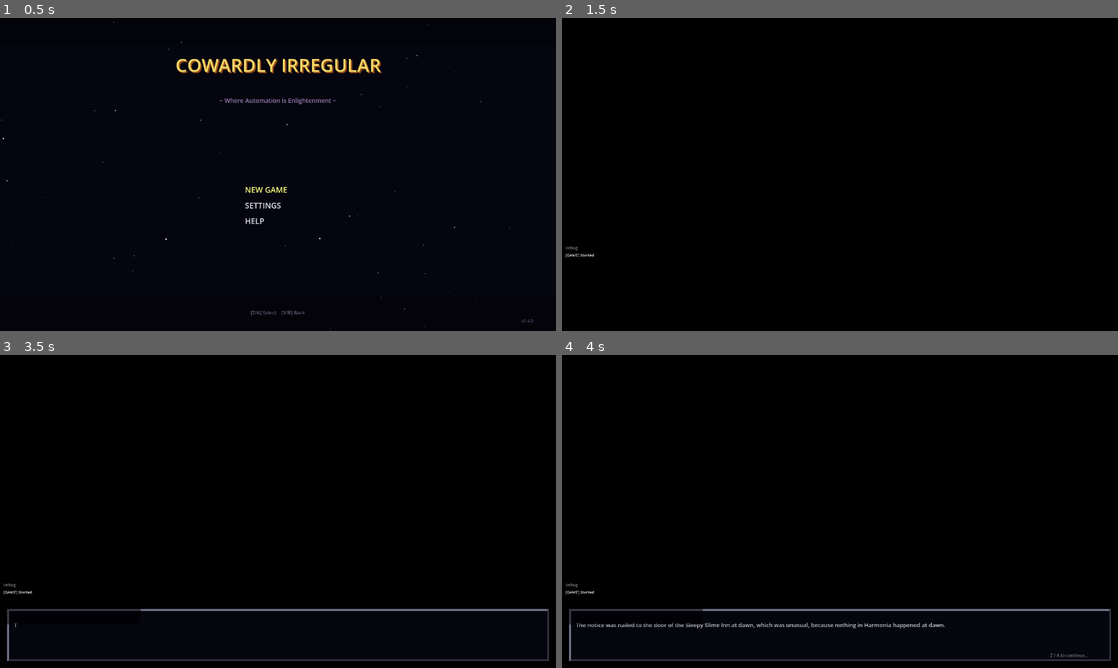
Above: before the commit, frames 1-4 (two rows, left to right).
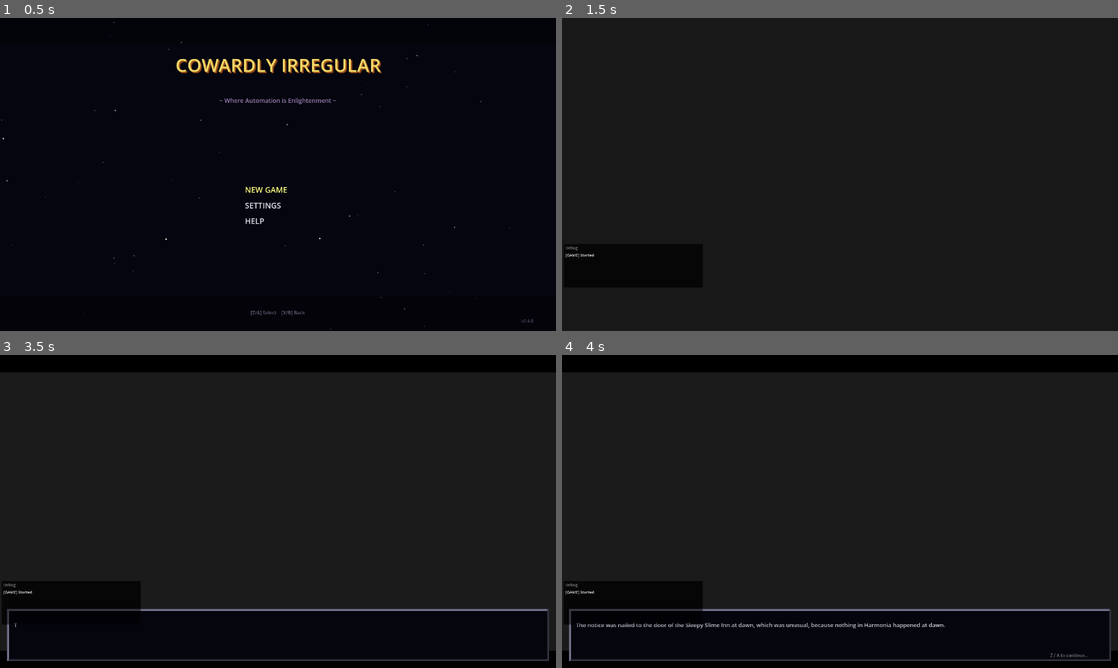
Above: after the commit, the same moments.

Repository: struktured-labs/cowardly-irregular
Game: Godot game, scene res://src/GameLoop.tscn
Same seed, same stepped clock (60 frames per second), same inputs: the game is played once before the commit and once after it.
Inputs (mouse positions are in pixels of both pictures, inside the frame that each line leads up to):
- Up to frame 1 (0.5 s): no input
- Up to frame 2 (1.5 s): tap Enter at 0.5 s; move the mouse to (962, 158) at 0.52 s; hold Right (ui_right) 0.53-1.25 s; hold R (battle_advance) 0.53-1.25 s; click (962, 158) at 0.67 s; tap Z (ui_accept) at 0.77, 1.07, 1.25 s; drag from (728, 190) to (812, 237) at 1.27 s
- Up to frame 3 (3.5 s): tap Z (ui_accept) at 2 s; move the mouse to (333, 442) at 2.02 s; hold Right (ui_right) 2.03-2.75 s; hold Tab (battle_toggle_auto) 2.03-2.75 s; drag from (250, 574) to (111, 464) at 2.77 s
- Up to frame 4 (4 s): move the mouse to (1006, 558) at 3.52 s; hold Left (ui_left) from 3.53 s (still down); tap E (camera_rotate_right) at 3.6 s; tap Z (ui_accept) at 3.77 s

Frame 1 is identical in both runs. In frame 3, 74% of the frame differs, in the area x 0-100%, y 5-95%; in frame 4, 74%.

Commit message:
feat: add world-themed gradient backdrops for cutscenes without game scene
When a cutscene plays before the overworld loads (e.g., prologue), the
viewport screenshot capture returns a black image. Now detects blank
captures via 9-point brightness sampling and falls back to a per-world
gradient backdrop. Each of the 6 worlds has a thematic color pair.

Also adds "set_background" step type for explicit color/gradient control
mid-cutscene via JSON: {"type": "set_background", "top": "#1a2030", "bottom": "#2a3040"}

Co-Authored-By: Claude Opus 4.6 (1M context) <noreply@anthropic.com>

Diff:
--- a/src/cutscene/CutsceneDirector.gd
+++ b/src/cutscene/CutsceneDirector.gd
@@ -47,6 +47,19 @@
 const SKIP_THRESHOLD: float = 1.5
 const SKIP_BAR_WIDTH: float = 120.0
 const SKIP_BAR_HEIGHT: float = 6.0
+
+## Per-world backdrop colors (top, bottom gradient) for cutscenes without game scene behind them
+const WORLD_BACKDROP_COLORS = {
+	1: [Color(0.08, 0.12, 0.22), Color(0.15, 0.20, 0.10)],  # Medieval: dark blue sky → dark green
+	2: [Color(0.10, 0.15, 0.25), Color(0.18, 0.15, 0.12)],  # Suburban: dusk blue → warm brown
+	3: [Color(0.15, 0.10, 0.05), Color(0.20, 0.12, 0.08)],  # Steampunk: dark amber → copper
+	4: [Color(0.10, 0.10, 0.10), Color(0.15, 0.15, 0.15)],  # Industrial: dark gray → gray
+	5: [Color(0.02, 0.08, 0.05), Color(0.05, 0.15, 0.08)],  # Digital: near-black → dark green
+	6: [Color(0.15, 0.15, 0.18), Color(0.20, 0.20, 0.22)],  # Abstract: soft dark gray → lighter
+}
+
+## Current cutscene world (for backdrop color fallback)
+var _current_world: int = 0
 
 
 func _ready() -> void:
@@ -175,10 +188,11 @@
 	_skipping = false
 	_fast_forward = false
 	_skip_hold_time = 0.0
+	_current_world = data.get("world", 0)
 	visible = true
 
 	# Capture current viewport as backdrop behind dialogue
-	_capture_background()
+	await _capture_background()
 
 	cutscene_started.emit(cutscene_id)
 
@@ -203,9 +217,10 @@
 	_skipping = false
 	_fast_forward = false
 	_skip_hold_time = 0.0
+	_current_world = data.get("world", 0)
 	visible = true
 
-	_capture_background()
+	await _capture_background()
 	cutscene_started.emit(cutscene_id)
 	_freeze_player()
 
@@ -251,6 +266,8 @@
 			_step_play_sfx(step)
 		"set_flag":
 			_step_set_flag(step)
+		"set_background":
+			_step_set_background(step)
 		_:
 			push_warning("CutsceneDirector: Unknown step type '%s'" % step_type)
 
@@ -432,9 +449,11 @@
 ## =====================
 
 func _capture_background() -> void:
-	"""Capture current viewport as a dimmed backdrop behind cutscene dialogue."""
+	"""Capture current viewport as a dimmed backdrop behind cutscene dialogue.
+	Falls back to a world-themed gradient if viewport is blank (e.g., prologue before overworld)."""
 	var viewport = get_viewport()
 	if not viewport:
+		_apply_world_gradient()
 		return
 
 	# Wait one frame for the viewport to be fully rendered
@@ -442,10 +461,79 @@
 
 	var img = viewport.get_texture().get_image()
 	if img:
-		var tex = ImageTexture.create_from_image(img)
-		_background_texture.texture = tex
+		# Check if the captured image is mostly black/blank (pre-overworld)
+		var sample_colors: Array[Color] = []
+		var w = img.get_width()
+		var h = img.get_height()
+		if w > 0 and h > 0:
+			# Sample 9 points across the image
+			for sx in [w / 4, w / 2, w * 3 / 4]:
+				for sy in [h / 4, h / 2, h * 3 / 4]:
+					sample_colors.append(img.get_pixel(sx, sy))
+
+		var total_brightness: float = 0.0
+		for c in sample_colors:
+			total_brightness += c.r + c.g + c.b
+		var avg_brightness = total_brightness / max(sample_colors.size() * 3.0, 1.0)
+
+		if avg_brightness < 0.05:
+			# Image is effectively black — use world gradient instead
+			_apply_world_gradient()
+		else:
+			var tex = ImageTexture.create_from_image(img)
+			_background_texture.texture = tex
+			_background_texture.visible = true
+			_background_dim.visible = true
+	else:
+		_apply_world_gradient()
+
+
+func _apply_world_gradient() -> void:
+	"""Apply a procedural gradient backdrop based on the current cutscene's world."""
+	var colors = WORLD_BACKDROP_COLORS.get(_current_world, [Color(0.08, 0.08, 0.12), Color(0.12, 0.12, 0.15)])
+	var top_color: Color = colors[0]
+	var bottom_color: Color = colors[1]
+
+	# Create a small gradient image and scale it up
+	var gradient_height: int = 256
+	var gradient_width: int = 2
+	var img = Image.create(gradient_width, gradient_height, false, Image.FORMAT_RGBA8)
+	for y in range(gradient_height):
+		var t = float(y) / float(gradient_height - 1)
+		var c = top_color.lerp(bottom_color, t)
+		for x in range(gradient_width):
+			img.set_pixel(x, y, c)
+
+	var tex = ImageTexture.create_from_image(img)
+	_background_texture.texture = tex
+	_background_texture.visible = true
+	# Don't show dim overlay on procedural gradients — they're already dark
+	_background_dim.visible = false
+
+
+func _step_set_background(step: Dictionary) -> void:
+	"""Set a custom backdrop color/gradient mid-cutscene.
+	Usage: {"type": "set_background", "color": "#1a2030"}
+	   or: {"type": "set_background", "top": "#1a2030", "bottom": "#2a3040"}"""
+	if step.has("color"):
+		var c = Color(step["color"])
+		var img = Image.create(2, 2, false, Image.FORMAT_RGBA8)
+		img.fill(c)
+		_background_texture.texture = ImageTexture.create_from_image(img)
 		_background_texture.visible = true
-		_background_dim.visible = true
+		_background_dim.visible = false
+	elif step.has("top") and step.has("bottom"):
+		var top_c = Color(step["top"])
+		var bottom_c = Color(step["bottom"])
+		var img = Image.create(2, 256, false, Image.FORMAT_RGBA8)
+		for y in range(256):
+			var t = float(y) / 255.0
+			var c = top_c.lerp(bottom_c, t)
+			img.set_pixel(0, y, c)
+			img.set_pixel(1, y, c)
+		_background_texture.texture = ImageTexture.create_from_image(img)
+		_background_texture.visible = true
+		_background_dim.visible = false
 
 
 func _clear_background() -> void:
